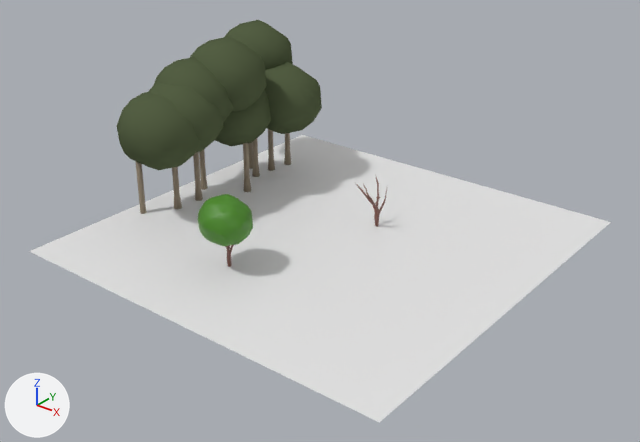
Before and after pictures for a commit that changed the Blender file blend/campo.blend.
Camera for both pictures: a 50 mm camera at (58.9, -75.5, 48.4) aimed at (0.2, -2.1, 2.9). The lights are fixed; the arrows at lower left show +X, +Y and +Z.

The first picture shows 'CopaSimples', 'CopaSimples.001', 'CopaSimples.002', 'CopaSimples.003', 'CopaSimples.004', 'CopaSimples.005', 'CopaSimples.006', 'CopaSimples.007', 'Plane'.
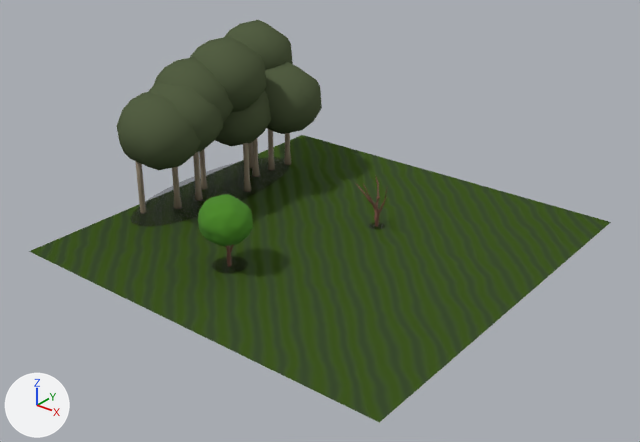
Commit message: Upt campo blend

What differs and where, as boxes (x1, y1, x2, y2) in the pictures (640 x 442 px):
'Plane', recoloured (white to green): (29, 135, 611, 422) in both
'Circle.002', added: after (130, 157, 290, 226)
'Circle.001', added (black): after (212, 256, 248, 273)
'Circle', added: after (369, 223, 385, 229)

What changed in the scene script:
```text
Add mat_material_001:
    mat_material_001 = bpy.data.materials.new('Material.001')
    # nodes: BsdfPrincipled, NormalMap, OutputMaterial, TexWave, ValToRGB
    # colours: dark cyan #007c7a, pink #ff0052, dark green #465938, dark green #4d6a29
Add mat_material_002:
    mat_material_002 = principled_material('Material.002')
    mat_material_002.base_color = (0.0, 0.0, 0.0)  # black #000000
    mat_material_002.alpha = 0.507
Change me_plane:
    where me_plane.from_pydata(...)  # 4 vertices, 1 face; spans x -25.0..25.0, y -25.0..25.0, z 0.0
    add me_plane.materials.append(mat_material_001)
Add me_circle_002:
    me_circle_002.from_pydata(...)  # 28 vertices, 27 faces; spans x -1.0..1.0, y -0.99..1.0, z 0.0
    me_circle_002.materials.append(mat_material_002)  # black #000000
Add ob_circle_002:
    ob_circle_002 = bpy.data.objects.new('Circle.002', me_circle_002)
    ob_circle_002.location = (-20.6, 1.4, 0.1)
    ob_circle_002.scale = (5.4, 14.1, 2.02)
Add ob_circle_001:
    ob_circle_001 = bpy.data.objects.new('Circle.001', me_circle_002.copy())
    ob_circle_001.location = (-4.2, -12.8, 0.2)
    ob_circle_001.scale = (2.02, 2.02, 2.02)
Add ob_circle:
    ob_circle = bpy.data.objects.new('Circle', me_circle_002.copy())
    ob_circle.location = (2.9, 5.9, 0.0)
```
